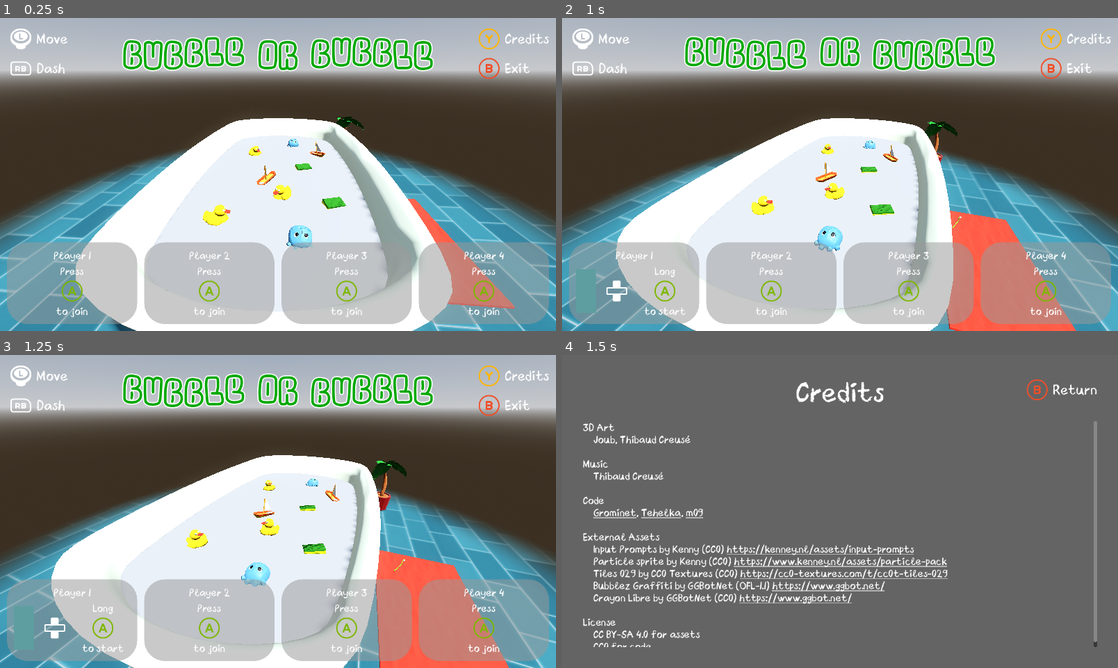
Above: before the commit, frames 1-4 (two rows, left to right).
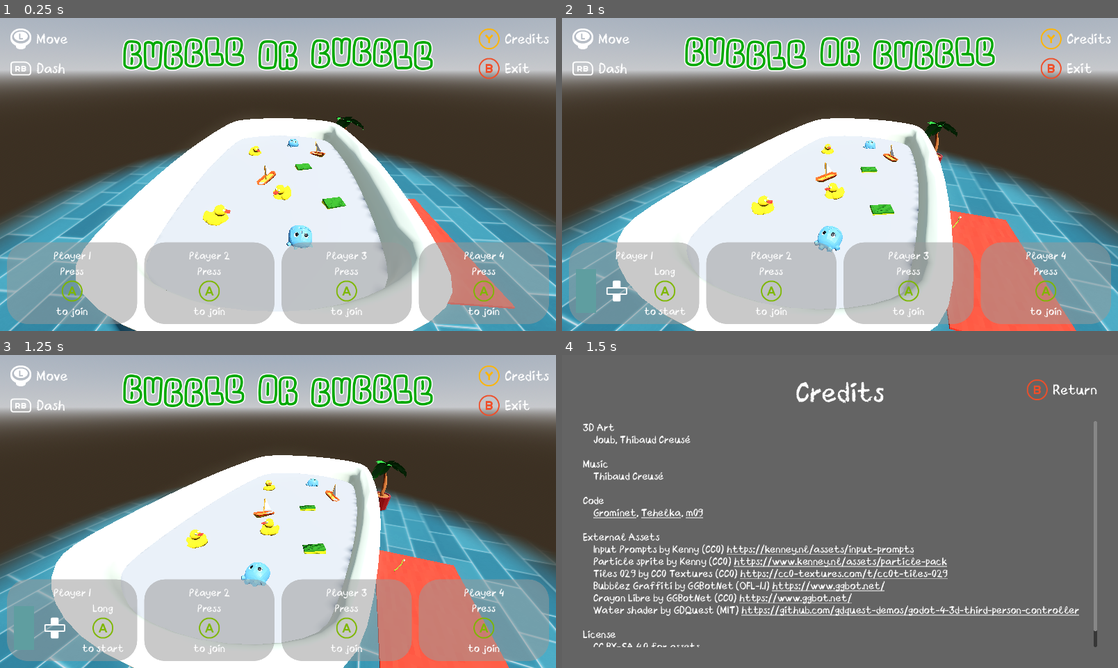
Above: after the commit, the same moments.

Repository: Gr0minet/ggj2025
Game: Godot game, scene res://scenes/game.tscn
Two runs of this game, one before a commit and one after it. Both use one fixed random seed, a clock stepped at 60 frames per second and the inputs below. Sound files missing from this copy of the repository are replaced by a short silence.
Inputs:
- Up to frame 1 (0.25 s): no input
- Up to frame 2 (1 s): hold G (change_match_length_right) from 0.53 s (still down); hold J (join_game) from 0.53 s (still down)
- Up to frame 3 (1.25 s): keep holding G (change_match_length_right); keep holding J (join_game)
- Up to frame 4 (1.5 s): release G (change_match_length_right) at 1.28 s; release J (join_game) at 1.28 s; hold O (change_color_down) from 1.28 s (still down); tap C (show_credits) at 1.35 s

Frames 1-3 are identical in both runs. In frame 4, 1.6% of the frame differs, in the area x 3-97%, y 80-94%.

Commit message:
maj credits

Diff:
--- a/godot/menu/credits.tscn
+++ b/godot/menu/credits.tscn
@@ -59,6 +59,7 @@
     Tiles 029 by CC0 Textures (CC0) [url]https://cc0-textures.com/t/cc0t-tiles-029[/url]
     Bubblez Graffiti by GGBotNet (OFL-1.1) [url]https://www.ggbot.net/[/url]
     Crayon Libre by GGBotNet (CC0) [url]https://www.ggbot.net/[/url]
+    Water shader by GDQuest (MIT) [url]https://github.com/gdquest-demos/godot-4-3d-third-person-controller[/url]
 
 [b]License[/b]
     CC BY-SA 4.0 for assets
